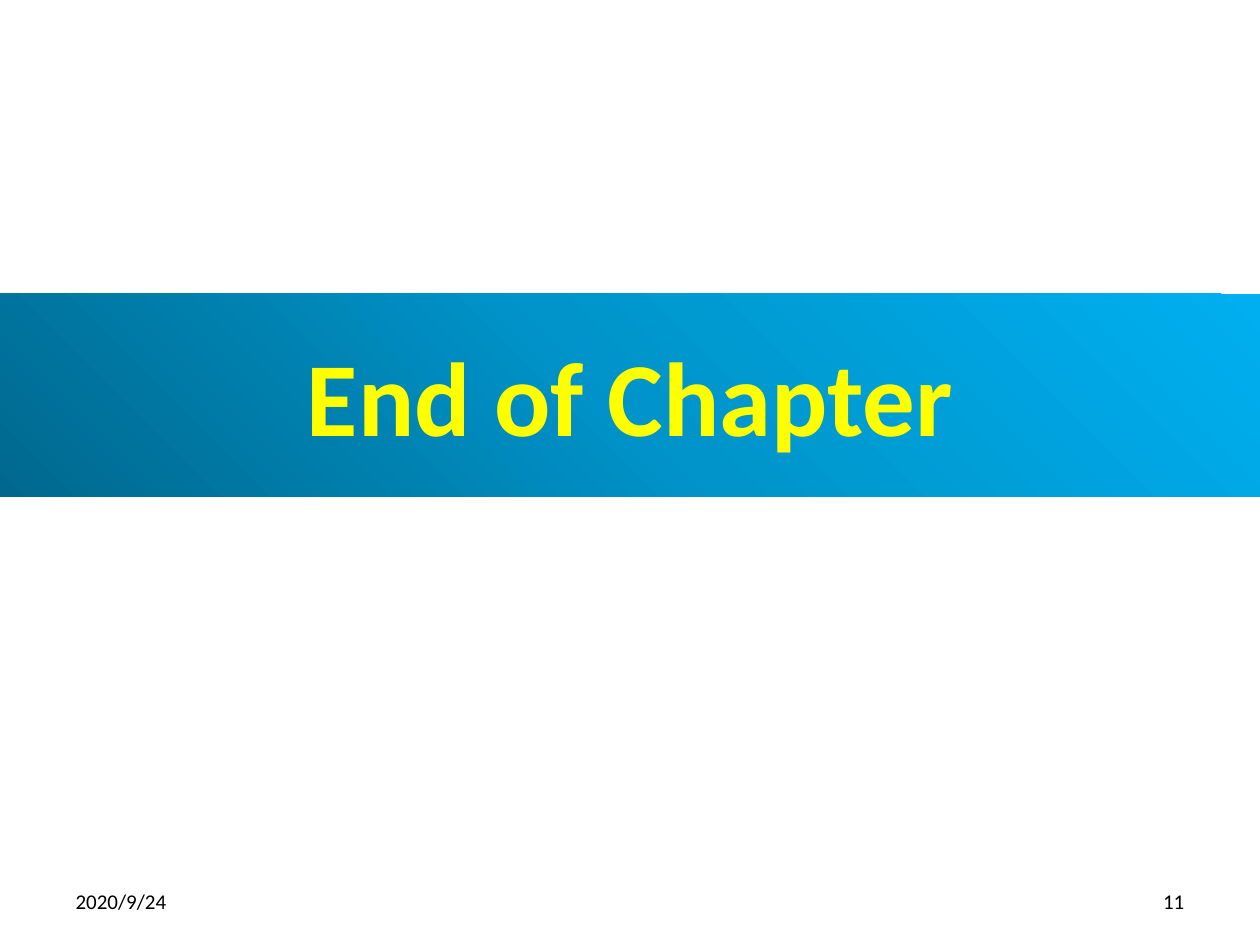
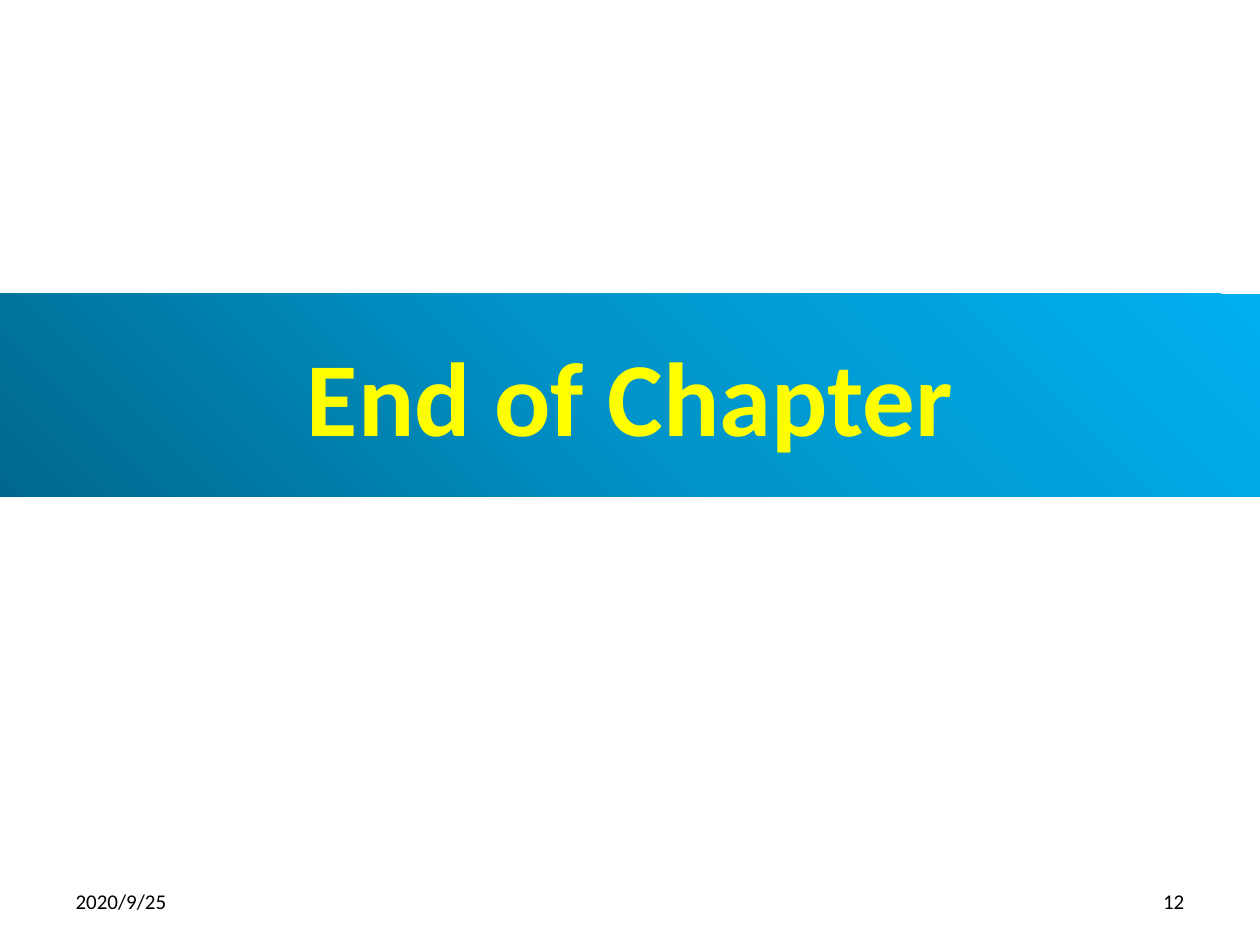
Before and after one commit to peterhchen/900_Python_ML_DS_DL, a slide deck: slide 12 of 001_Intro.pptx (slide 11 before the commit). Drawn at 1260x945 pixels with LibreOffice and Linux fonts; fonts in the diff are those of the drawing. Boxes give left, top, right and bottom in pixels: in the first picture for what was removed or moved away, otherwise in the second. Text is boxed around its words. In the diff, an @@ line names an element or a change of style, - is before the commit and + after.

```diff
--- a/001_Intro.pptx
+++ b/001_Intro.pptx
@@ text at <box>76,894,167,910</box>: text changed @@
-2020/9/24
+2020/9/25
@@ page number at <box>1163,895,1184,909</box>: text changed @@
-11
+12
```
Also in this commit, not shown: 10 other slides changed, 1 slide added.
